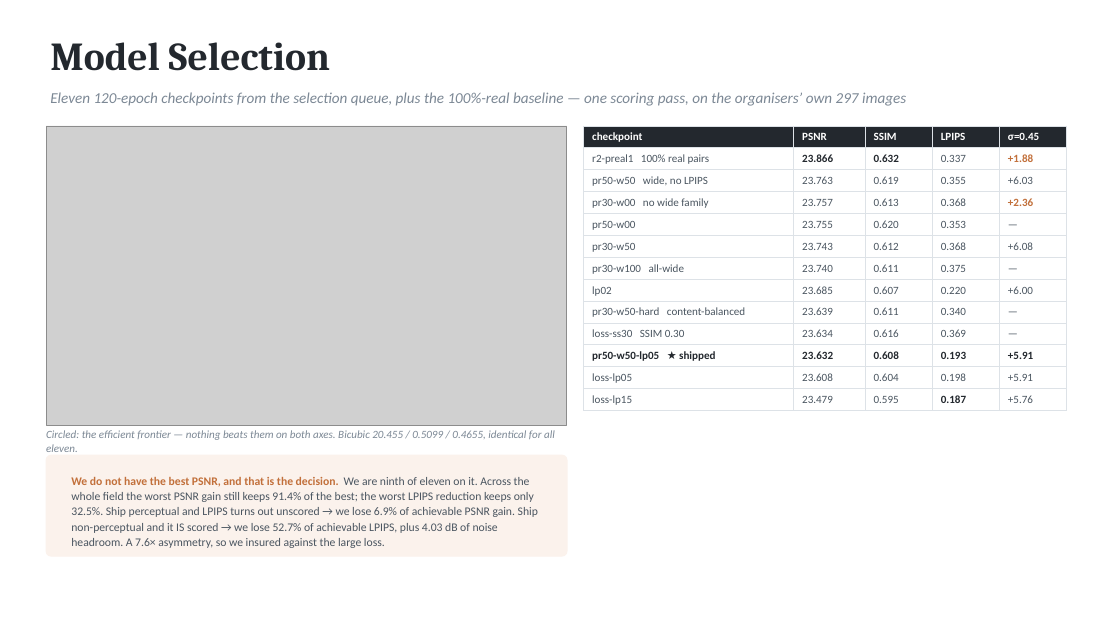
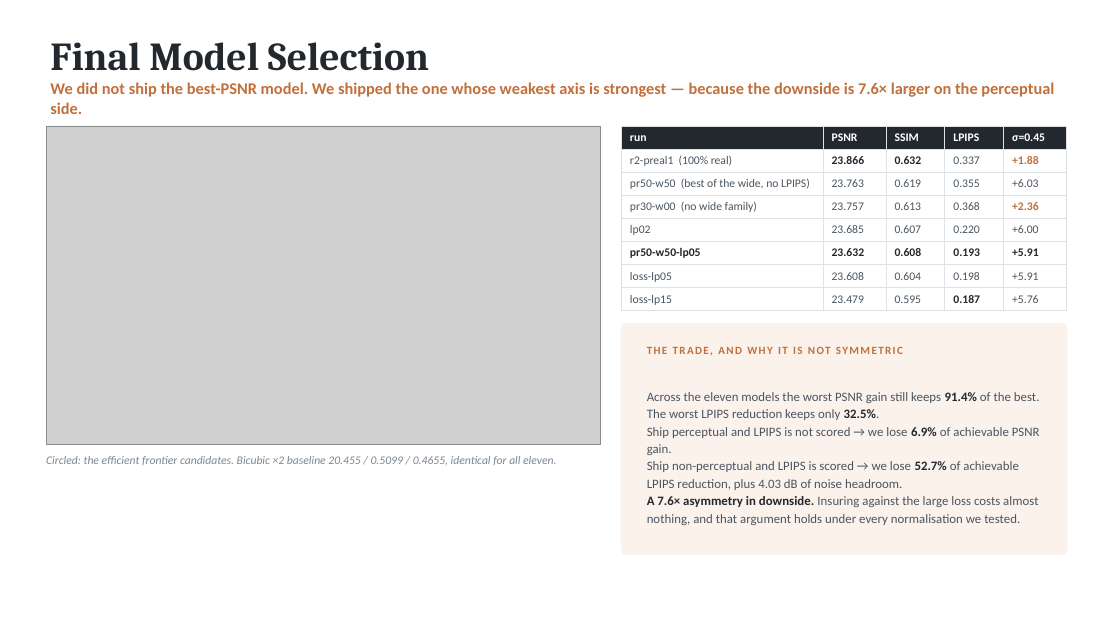
Before and after one commit to abishek1123/forgex-kla-ps01, a slide deck: slide 15 of docs/ForgeX_KLA_PS01_Round2.pptx (slide 9 before the commit). Drawn at 1120x630 pixels with LibreOffice and Linux fonts; fonts in the diff are those of the drawing; grey boxes stand for pictures. Boxes give left, top, right and bottom in pixels: in the first picture for what was removed or moved away, otherwise in the second. Text is boxed around its words. In the diff, an @@ line names an element or a change of style, - is before the commit and + after.

```diff
--- a/docs/ForgeX_KLA_PS01_Round2.pptx
+++ b/docs/ForgeX_KLA_PS01_Round2.pptx
@@ text at [50,42,429,71]: text changed @@
-Model Selection
+Final Model Selection
@@ text at [50,82,1054,114]: text changed; size 13 to 14 pt; text colour #7C8895 to #C2703B; bold on; italic off @@
-Eleven 120-epoch checkpoints from the selection queue, plus the 100%-real baseline — one scoring pass, on the organisers’ own 297 images
+We did not ship the best-PSNR model. We shipped the one whose weakest axis is strongest — because the downside is 7.6× larger on the perceptual side.
@@ picture: place and size @@
-picture at [46,126,567,425]
+picture at [46,126,601,444]
@@ table at [622,126,1067,309] @@
-row 1: checkpoint | PSNR | SSIM | LPIPS | σ=0.45
-row 2: r2-preal1 100% real pairs | 23.866 | 0.632 | 0.337 | +1.88
-row 3: pr50-w50 wide, no LPIPS | 23.763 | 0.619 | 0.355 | +6.03
-row 4: pr30-w00 no wide family | 23.757 | 0.613 | 0.368 | +2.36
-row 5: pr50-w00 | 23.755 | 0.620 | 0.353 | —
-row 6: pr30-w50 | 23.743 | 0.612 | 0.368 | +6.08
-row 7: pr30-w100 all-wide | 23.740 | 0.611 | 0.375 | —
+row 1: run | PSNR | SSIM | LPIPS | σ=0.45
+row 2: r2-preal1 (100% real) | 23.866 | 0.632 | 0.337 | +1.88
+row 3: pr50-w50 (best of the wide, no LPIPS) | 23.763 | 0.619 | 0.355 | +6.03
+row 4: pr30-w00 (no wide family) | 23.757 | 0.613 | 0.368 | +2.36
-row 9: pr30-w50-hard content-balanced | 23.639 | 0.611 | 0.340 | —
-row 10: loss-ss30 SSIM 0.30 | 23.634 | 0.616 | 0.369 | —
-row 11: pr50-w50-lp05 ★ shipped | 23.632 | 0.608 | 0.193 | +5.91
+row 6: pr50-w50-lp05 | 23.632 | 0.608 | 0.193 | +5.91
@@ table: place and size @@
-table at [584,126,1067,409]
+table at [622,126,1067,309]
@@ rounded rectangle added at [622,323,1067,555], fill #FBF2EC, outline #FBF2EC 1 pt @@
@@ text added at [647,346,903,355], 9.5 pt, text #C2703B, bold @@
+THE TRADE, AND WHY IT IS NOT SYMMETRIC
@@ text at [647,392,1040,525]: text changed; size 10 to 11 pt @@
-We do not have the best PSNR, and that is the decision. We are ninth of eleven on it. Across the whole field the worst PSNR gain still keeps 91.4% of the best; the worst LPIPS reduction keeps only 32.5%. Ship perceptual and LPIPS turns out unscored → we lose 6.9% of achievable PSNR gain. Ship non-perceptual and it IS scored → we lose 52.7% of achievable LPIPS, plus 4.03 dB of noise headroom. A 7.6× asymmetry, so we insured against the large loss.
+Across the eleven models the worst PSNR gain still keeps 91.4% of the best. The worst LPIPS reduction keeps only 32.5%.
+Ship perceptual and LPIPS is not scored → we lose 6.9% of achievable PSNR gain.
+Ship non-perceptual and LPIPS is scored → we lose 52.7% of achievable LPIPS reduction, plus 4.03 dB of noise headroom.
+A 7.6× asymmetry in downside. Insuring against the large loss costs almost nothing, and that argument holds under every normalisation we tested.
@@ text at [46,456,556,465]: text changed; size 9.5 to 10 pt @@
-Circled: the efficient frontier — nothing beats them on both axes. Bicubic 20.455 / 0.5099 / 0.4655, identical for all eleven.
+Circled: the efficient frontier candidates. Bicubic ×2 baseline 20.455 / 0.5099 / 0.4655, identical for all eleven.
@@ rounded rectangle removed at [46,455,567,556] @@
```
Also in this commit, not shown: 5 other slides changed, 11 slides added, 8 slides removed, 9 other files.
